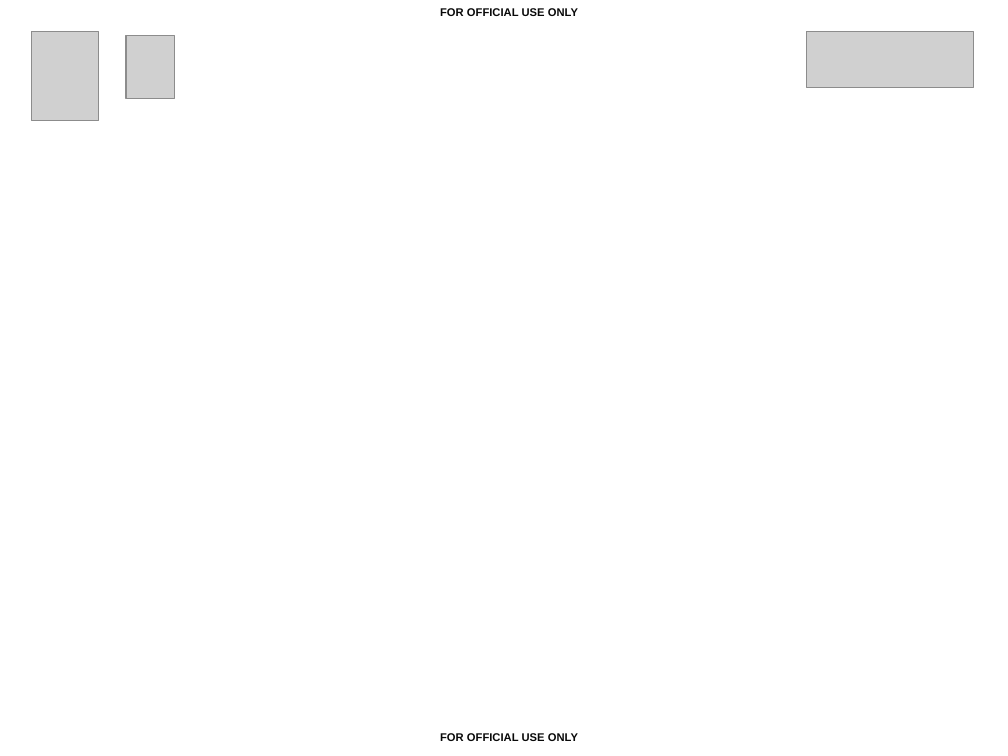
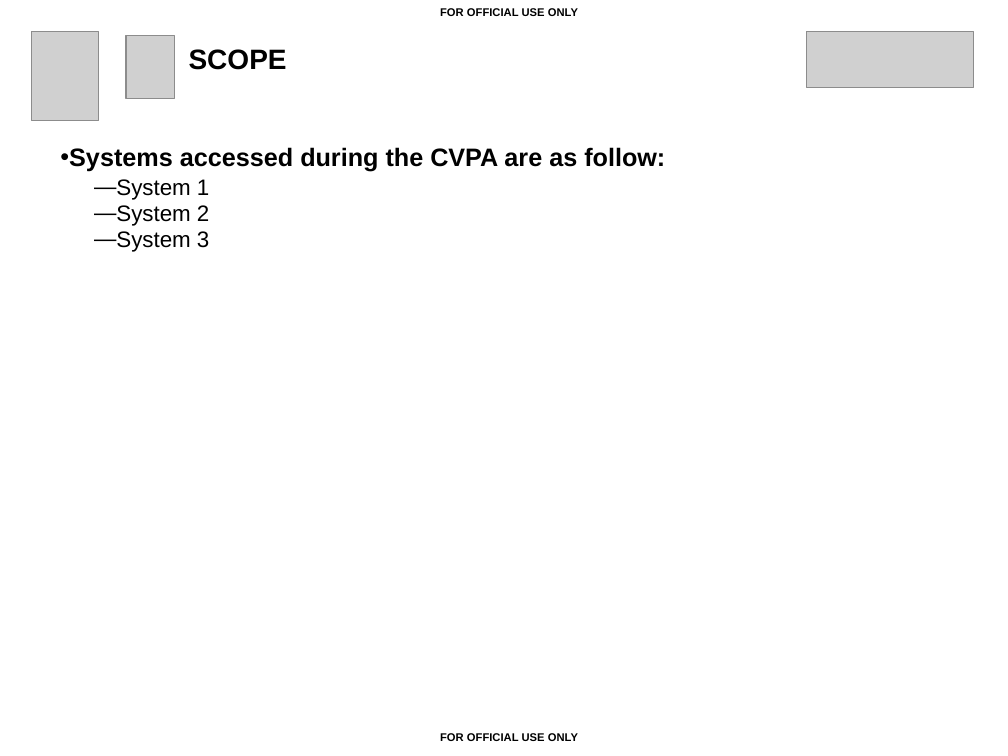
Before and after one commit to jahernandez14/FRIC, a slide deck: slide 2 of model/ERBreport/ERBreport.pptx. Drawn at 1008x756 pixels with LibreOffice and Linux fonts; fonts in the diff are those of the drawing; grey boxes stand for pictures. Boxes give left, top, right and bottom in pixels: in the first picture for what was removed or moved away, otherwise in the second. Text is boxed around its words. In the diff, an @@ line names an element or a change of style, - is before the commit and + after.

```diff
--- a/model/ERBreport/ERBreport.pptx
+++ b/model/ERBreport/ERBreport.pptx
@@ text added at (189,49,287,70), 20 pt, text #000000, bold @@
+SCOPE
@@ text added at (69,147,665,172), 18 pt, text #000000, bold @@
+• Systems accessed during the CVPA are as follow:
@@ text added at (94,179,209,200), 16 pt, text #000000 @@
+—  System 1
@@ text added at (94,205,209,226), 16 pt, text #000000 @@
+—  System 2
@@ text added at (94,231,209,252), 16 pt, text #000000 @@
+—  System 3
```
Also in this commit, not shown: 1 other slide changed, 1 slide added, 1 other file.
